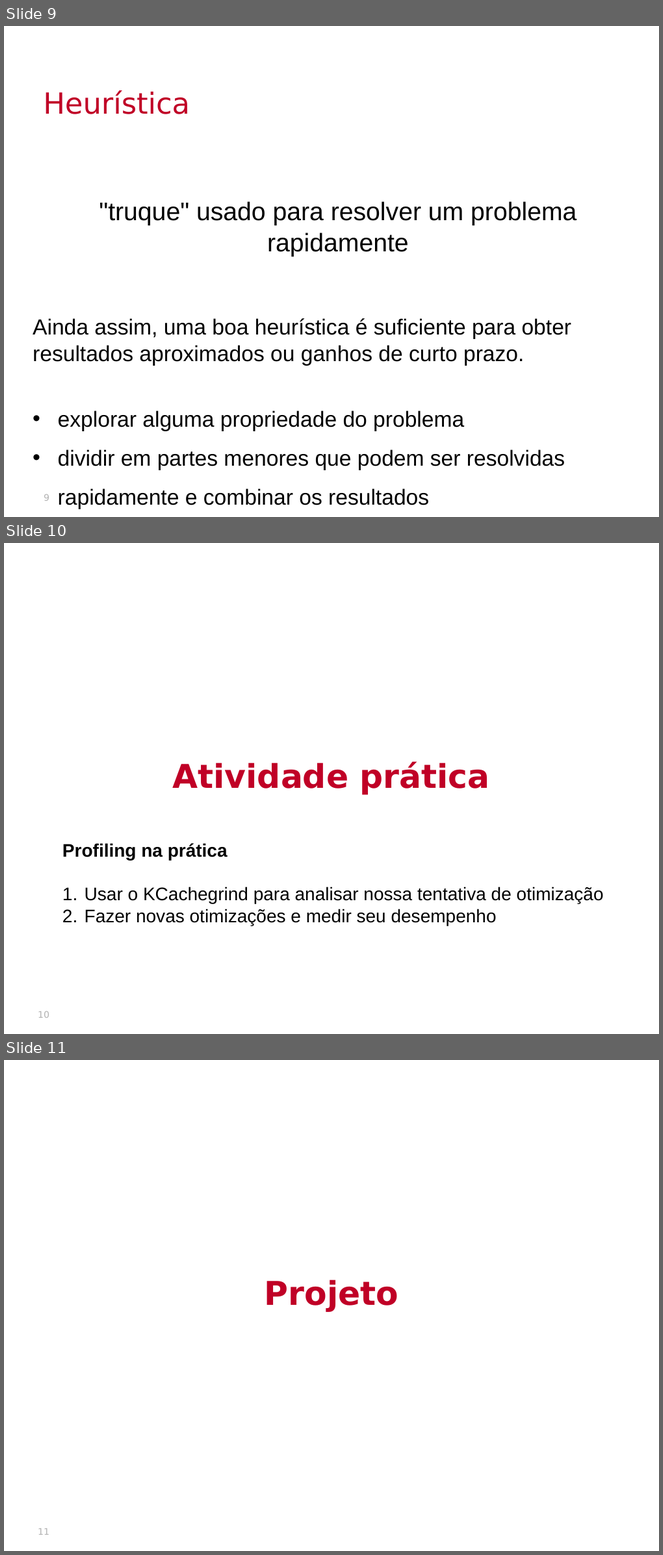
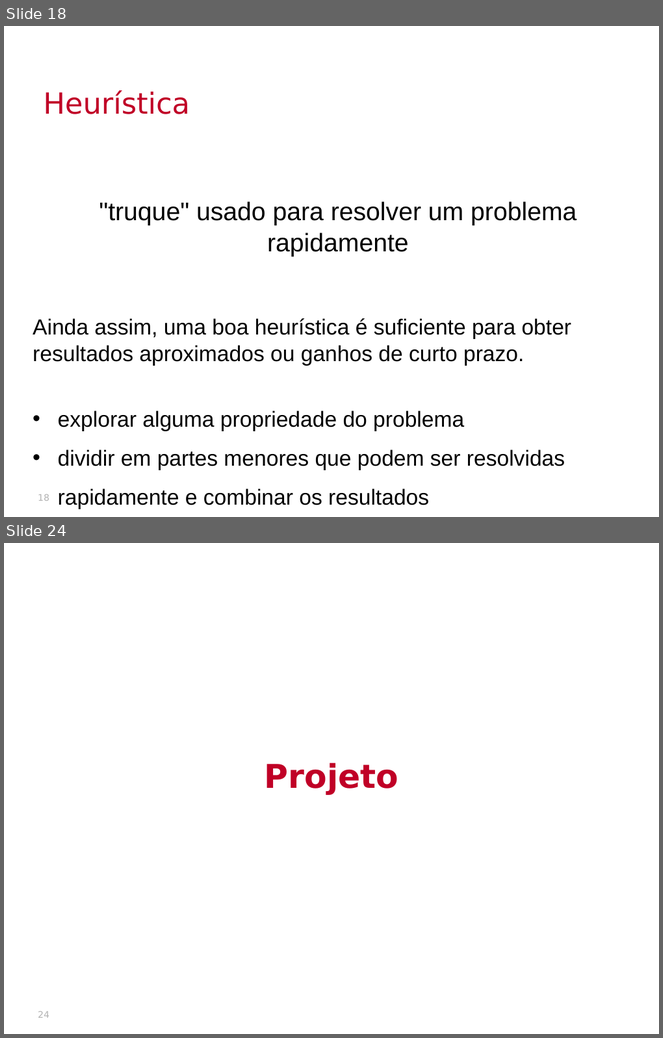
Before and after one commit to thalials/supercomp, a slide deck: aulas/04-projeto-heuristicas/slides.pptx. Shown one above the other, each under a label of ours: slides 9, 10 and 11 before the commit, slides 18 and 24 after it; the slides between them are not shown. The pictures are 663x1555 and 663x1038 pixels, drawn with LibreOffice and Linux fonts; fonts in the diff are those of the drawing; background and template pictures are left out. Boxes give left, top, right and bottom in pixels: in the first picture for what was removed or moved away, otherwise in the second. Text is boxed around its words. In the diff, an @@ line names an element or a change of style, - is before the commit and + after.

```diff
--- a/aulas/04-projeto-heuristicas/slides.pptx
+++ b/aulas/04-projeto-heuristicas/slides.pptx
@@ slide 10 removed at (x1=4, y1=543, x2=659, y2=1034), background picture (left out) @@
@@ text removed at (x1=173, y1=761, x2=490, y2=795) @@
-Atividade prática
@@ text removed at (x1=62, y1=843, x2=604, y2=926) @@
-Profiling na prática
-1. Usar o KCachegrind para analisar nossa tentativa de otimização
-2. Fazer novas otimizações e medir seu desempenho
@@ page number removed at (x1=38, y1=1012, x2=50, y2=1018) @@
-10
@@ what was slide 9 is now slide 18 @@
@@ page number at (x1=38, y1=495, x2=50, y2=501): text changed @@
-9
+18
@@ what was slide 11 is now slide 24 @@
@@ page number at (x1=38, y1=1012, x2=50, y2=1018): text changed @@
-11
+24
```
Also in this commit, not shown: 1 slide changed, 14 slides added, 26 other files.
